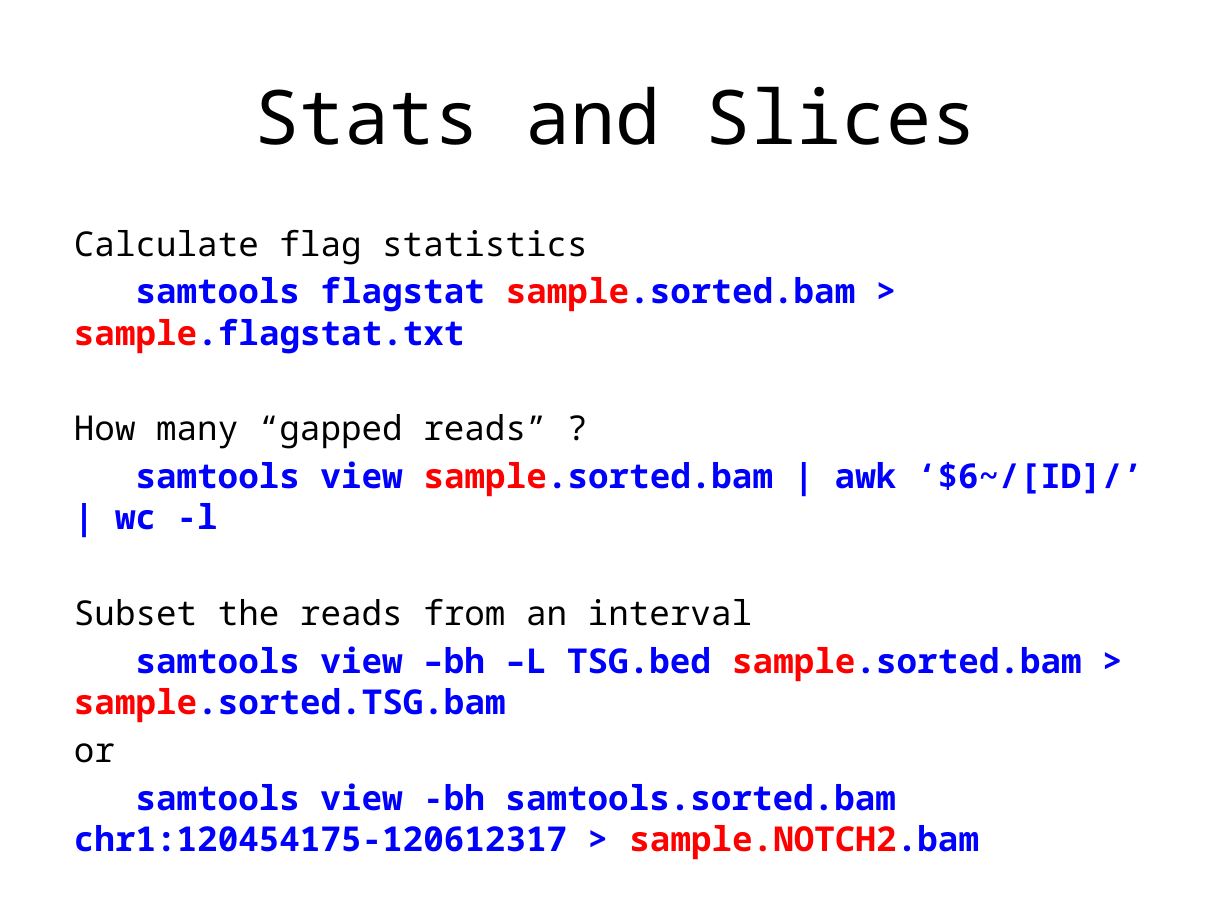
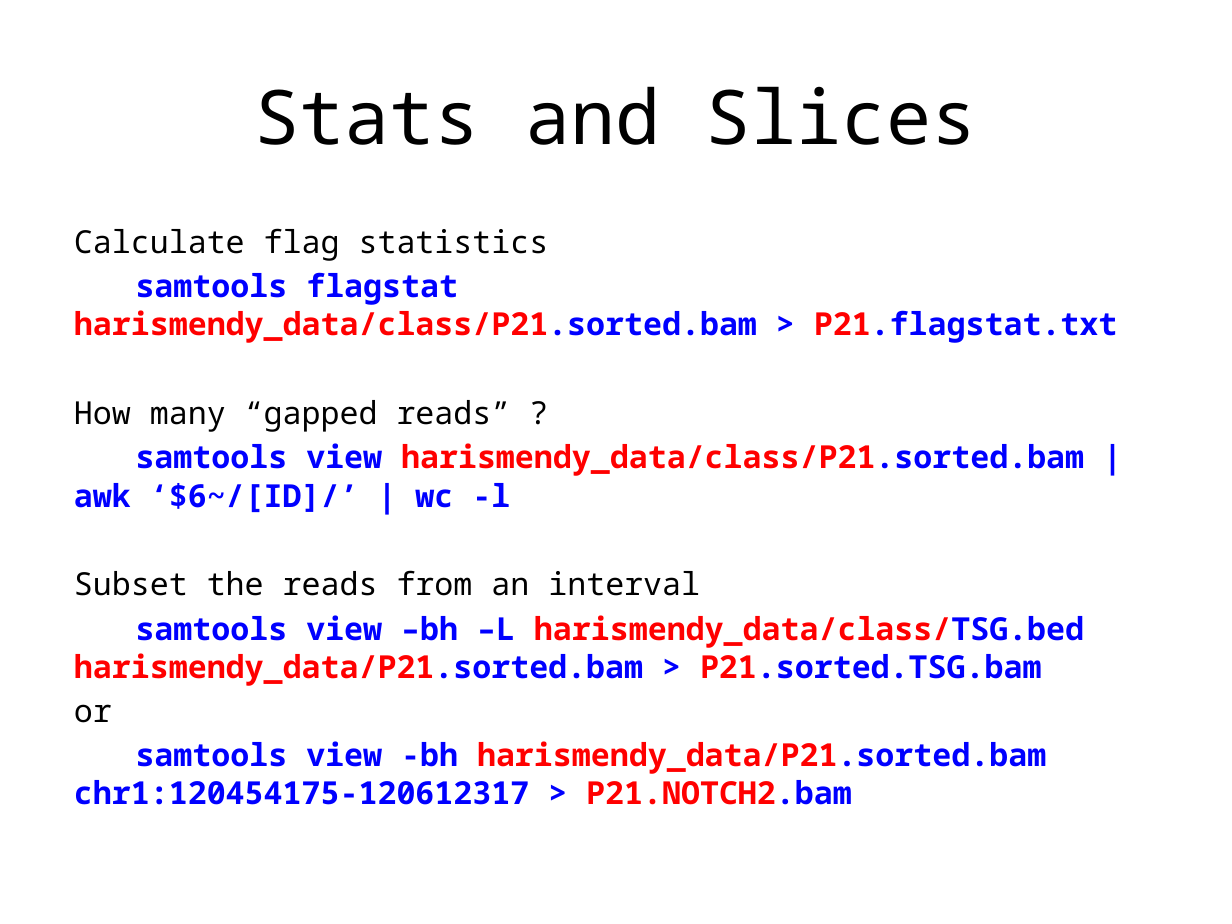
Before and after one commit to biom262/biom262-2016, a slide deck: slide 7 of weeks/week06/Practise_Day1.pptx. Drawn at 1232x924 pixels with LibreOffice and Linux fonts; fonts in the diff are those of the drawing. Boxes give left, top, right and bottom in pixels: in the first picture for what was removed or moved away, otherwise in the second. Text is boxed around its words. In the diff, an @@ line names an element or a change of style, - is before the commit and + after.

```diff
--- a/weeks/week06/Practise_Day1.pptx
+++ b/weeks/week06/Practise_Day1.pptx
@@ text at [74, 228, 700, 723]: size 20 to 18.5 pt in "Calculate flag statistics", "How many “gapped reads” ?", "Subset the reads from an interval", "or" @@
@@ text at [74, 272, 1118, 343]: text changed; size 20 to 18.5 pt @@
-samtools flagstat sample.sorted.bam > sample.flagstat.txt
+samtools flagstat harismendy_data/class/P21.sorted.bam > P21.flagstat.txt
@@ text at [74, 443, 1084, 512]: text changed; size 20 to 18.5 pt @@
-samtools view sample.sorted.bam | awk ‘$6~/[ID]/’ | wc -l
+samtools view harismendy_data/class/P21.sorted.bam | awk ‘$6~/[ID]/’ | wc -l
@@ text at [74, 615, 1084, 686]: text changed; size 20 to 18.5 pt @@
-samtools view –bh –L TSG.bed sample.sorted.bam > sample.sorted.TSG.bam
+samtools view –bh –L harismendy_data/class/TSG.bed harismendy_data/P21.sorted.bam > P21.sorted.TSG.bam
@@ text at [74, 741, 1046, 805]: text changed; size 20 to 18.5 pt @@
-samtools view -bh samtools.sorted.bam chr1:120454175-120612317 > sample.NOTCH2.bam
+samtools view -bh harismendy_data/P21.sorted.bam chr1:120454175-120612317 > P21.NOTCH2.bam
```
Also in this commit, not shown: 8 other slides changed.
